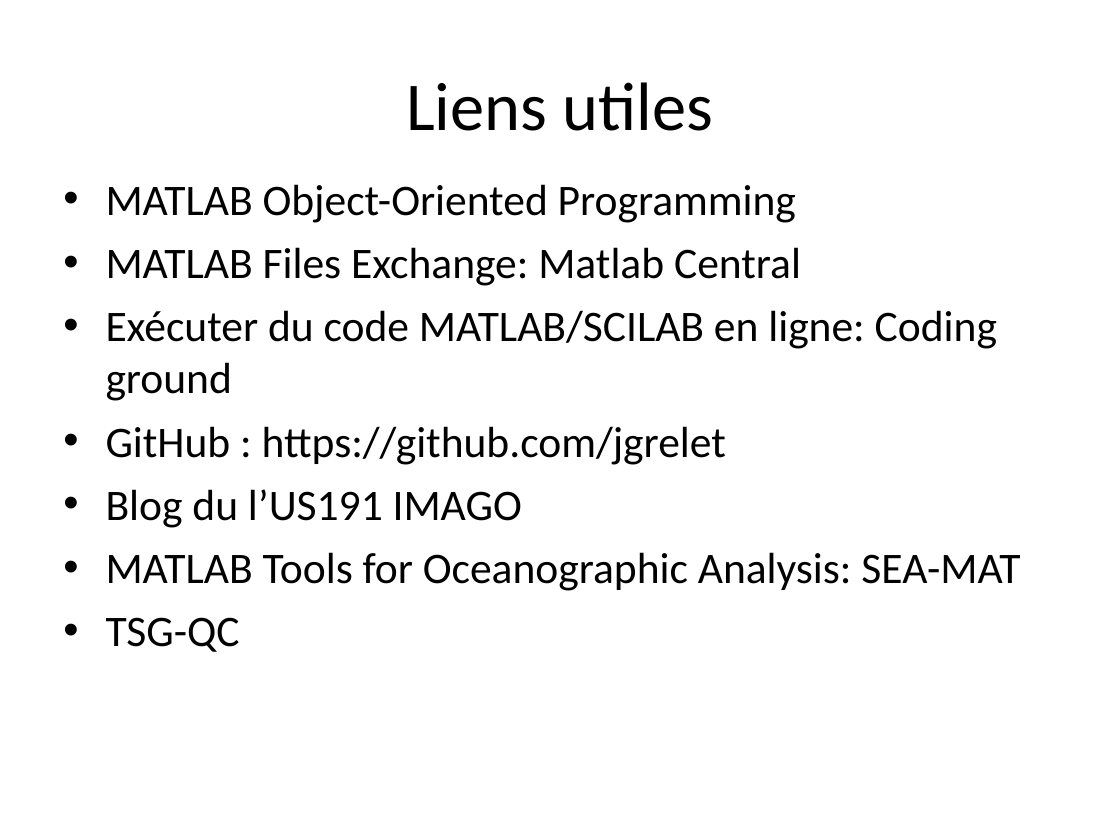
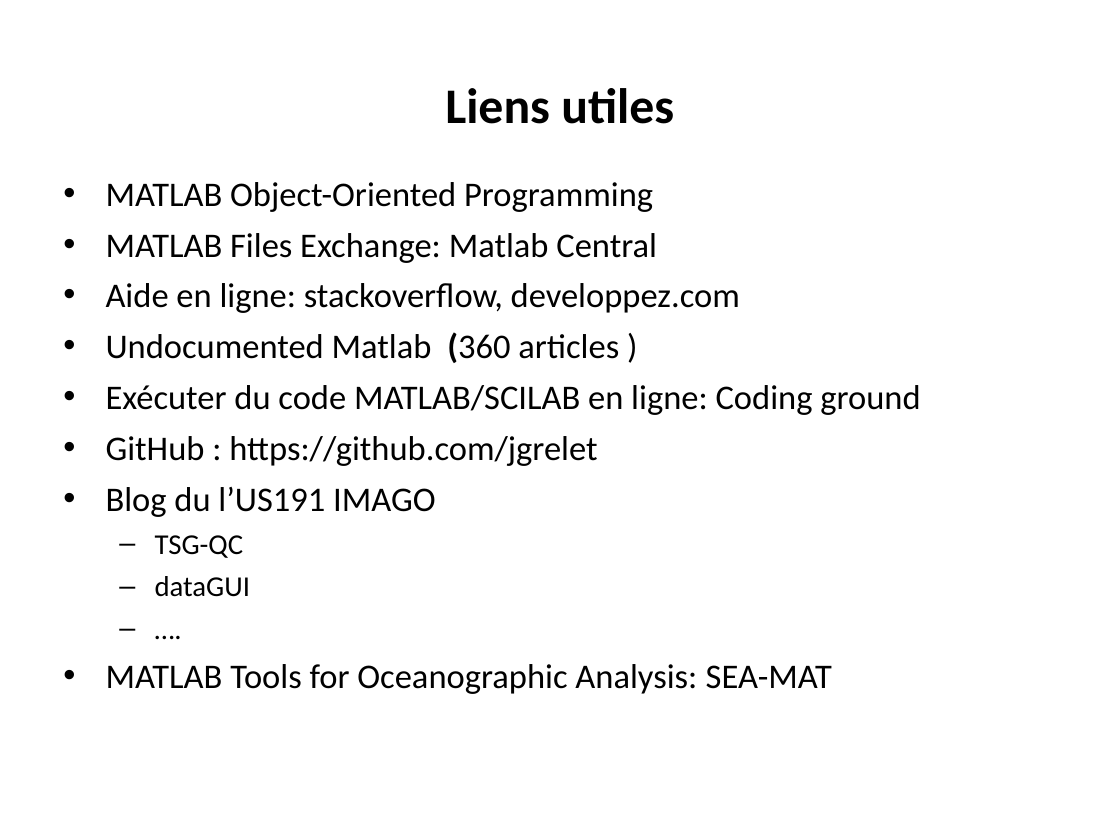
Before and after one commit to jgrelet/course-object-programing-with-Matlab, a slide deck: slide 30 of Introduction à la programmation objet avec Matlab.ppt (slide 27 before the commit). Drawn at 1120x840 pixels with LibreOffice and Linux fonts; fonts in the diff are those of the drawing. Boxes give left, top, right and bottom in pixels: in the first picture for what was removed or moved away, otherwise in the second. Text is boxed around its words. In the diff, an @@ line names an element or a change of style, - is before the commit and + after.

```diff
--- a/Introduction à la programmation objet avec Matlab.ppt
+++ b/Introduction à la programmation objet avec Matlab.ppt
@@ title "Liens utiles" at <box>445,88,674,124</box>: size 44 to 32 pt, bold on @@
@@ text at <box>106,182,920,694</box>: size 28 to 22.2 pt in "MATLAB Object-Oriented Programming", "MATLAB Files Exchange: Matlab Central", "Exécuter du code MATLAB/SCILAB en ligne: Coding ...", "GitHub : https://github.com/jgrelet" and 2 more places; less space between paragraphs @@
@@ text at <box>106,283,740,363</box>: paragraphs added @@
+• Aide en ligne: stackoverflow, developpez.com
+• Undocumented Matlab (360 articles )
@@ text at <box>155,535,250,597</box>: paragraphs added @@
+  – TSG-QC
+  – dataGUI
+  – ….
@@ text at <box>106,617,240,652</box>: paragraph removed @@
-• TSG-QC
```
Also in this commit, not shown: 5 other slides changed, 3 slides added, 1 other file.
